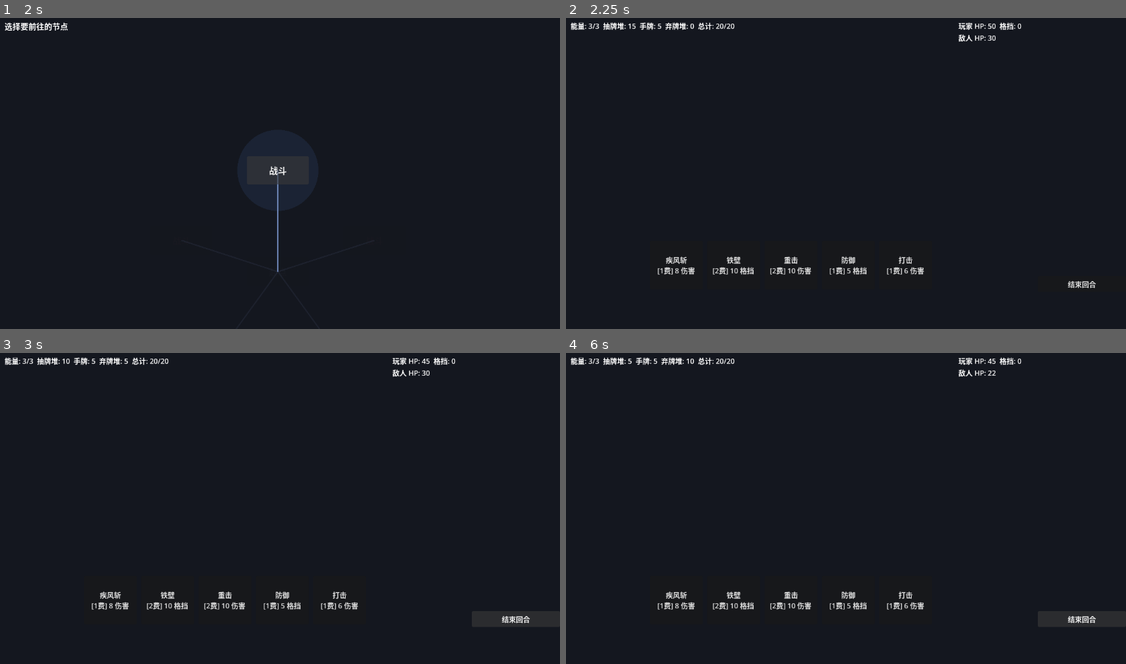
Above: before the commit, frames 1-4 (two rows, left to right).
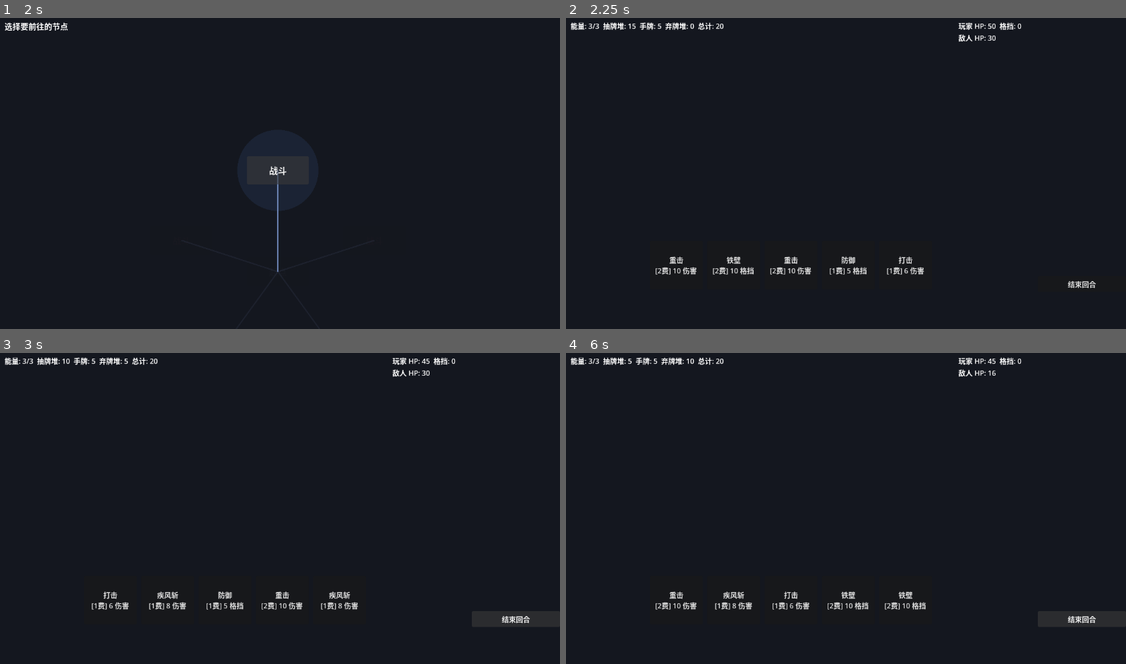
Above: after the commit, the same moments.

Repository: td1ql/godward
Game: Godot game, scene res://scenes/map.tscn
Two runs of this game, one before a commit and one after it. Both use one fixed random seed, a clock stepped at 60 frames per second and the inputs below.
Inputs (mouse positions are in pixels of both pictures, inside the frame that each line leads up to):
- Up to frame 1 (2 s): click "起点" at 0.5 s; click "战斗" at 1.25 s
- Up to frame 2 (2.25 s): click "战斗" at 2 s
- Up to frame 3 (3 s): click "结束回合" at 2.75 s
- Up to frame 4 (6 s): click "疾风斩 [1费] 8 伤害" at 3.5 s; click (678, 598) at 4.25 s, where only the run before the commit has a clickable "铁壁 [2费] 10 格挡"; click (678, 598) at 5 s, where only the run after the commit has a clickable "防御 [1费] 5 格挡"; click "结束回合" at 5.75 s

Frame 1 is identical in both runs. In frame 2, 0.2% of the frame differs, in the area x 15-31%, y 1-83%; in frame 3, 0.6%; in frame 4, 0.8%, in the area x 15-77%, y 1-83%.

Commit message:
feat: 商店/休息/事件节点遭遇系统（金币、买牌、回血、随机事件）

Diff:
--- a/scripts/battle_demo.gd
+++ b/scripts/battle_demo.gd
@@ -31,9 +31,8 @@
 
 func _ready() -> void:
 	player_hp = GameState.player_hp
-	var card_ids := ["打击", "防御", "重击", "铁壁", "疾风斩"]
-	for i in range(TOTAL_CARDS):
-		draw_pile.append(card_ids[i % card_ids.size()])
+	draw_pile = GameState.deck.duplicate()
+	draw_pile.shuffle()
 	end_turn_button.pressed.connect(_on_end_turn_pressed)
 	_draw_cards(HAND_SIZE)
 	_rebuild_hand_buttons()
@@ -116,8 +115,8 @@
 
 func _update_ui() -> void:
 	var total := draw_pile.size() + hand.size() + discard_pile.size()
-	info_label.text = "能量: %d/%d  抽牌堆: %d  手牌: %d  弃牌堆: %d  总计: %d/%d" % [
-		player_energy, MAX_ENERGY, draw_pile.size(), hand.size(), discard_pile.size(), total, TOTAL_CARDS
+	info_label.text = "能量: %d/%d  抽牌堆: %d  手牌: %d  弃牌堆: %d  总计: %d" % [
+		player_energy, MAX_ENERGY, draw_pile.size(), hand.size(), discard_pile.size(), total
 	]
 	combat_label.text = "玩家 HP: %d  格挡: %d\n敌人 HP: %d" % [player_hp, player_block, enemy_hp]
 	if enemy_hp <= 0:
--- a/scripts/game_state.gd
+++ b/scripts/game_state.gd
@@ -2,6 +2,17 @@
 
 var player_hp: int = 50
 var player_max_hp: int = 50
+var gold: int = 100
 var current_node_id: int = 0
 var map_nodes: Dictionary = {}
 var map_generated: bool = false
+var deck: Array[String] = []
+
+func _ready() -> void:
+	reset_deck()
+
+func reset_deck() -> void:
+	deck.clear()
+	var card_ids := ["打击", "防御", "重击", "铁壁", "疾风斩"]
+	for i in range(20):
+		deck.append(card_ids[i % card_ids.size()])
--- a/scripts/map.gd
+++ b/scripts/map.gd
@@ -25,6 +25,7 @@
 var is_moving := false
 var map_offset := Vector2.ZERO
 var pan_target := Vector2.ZERO
+var overlay: Control
 
 func _ready() -> void:
 	var hint := Label.new()
@@ -172,6 +173,13 @@
 		get_tree().change_scene_to_file("res://scenes/main.tscn")
 		return
 
+	if t == "shop" or t == "rest" or t == "event":
+		_show_encounter(t)
+		return
+
+	_continue_children()
+
+func _continue_children() -> void:
 	var kids: Array = nodes[current_id]["children"]
 	var n := kids.size()
 	var tw := create_tween().set_parallel(true)
@@ -201,3 +209,117 @@
 			continue
 		var to_pos: Vector2 = b.position + NODE_SIZE / 2.0
 		draw_line(from_pos, to_pos, Color(0.45, 0.55, 0.75, b.modulate.a), 3.0)
+# ========== 遭遇界面：商店 / 休息 / 事件 ==========
+func _show_encounter(t: String) -> void:
+	overlay = Control.new()
+	overlay.size = Vector2(1280, 720)
+	overlay.mouse_filter = Control.MOUSE_FILTER_STOP
+	add_child(overlay)
+
+	var dim := ColorRect.new()
+	dim.color = Color(0, 0, 0, 0.65)
+	dim.size = Vector2(1280, 720)
+	overlay.add_child(dim)
+
+	var panel := ColorRect.new()
+	panel.color = Color(0.13, 0.14, 0.19)
+	panel.position = Vector2(390, 90)
+	panel.size = Vector2(500, 540)
+	overlay.add_child(panel)
+
+	var vbox := VBoxContainer.new()
+	vbox.position = Vector2(420, 120)
+	vbox.size = Vector2(440, 480)
+	overlay.add_child(vbox)
+
+	var title := Label.new()
+	title.add_theme_font_size_override("font_size", 26)
+	vbox.add_child(title)
+
+	var body := Label.new()
+	body.autowrap_mode = TextServer.AUTOWRAP_WORD_SMART
+	body.custom_minimum_size = Vector2(440, 100)
+	body.add_theme_font_size_override("font_size", 18)
+	vbox.add_child(body)
+
+	match t:
+		"rest":
+			_encounter_rest(title, body, vbox)
+		"event":
+			_encounter_event(title, body, vbox)
+		"shop":
+			_encounter_shop(title, body, vbox)
+
+func _encounter_rest(title: Label, body: Label, vbox: VBoxContainer) -> void:
+	var heal := int(GameState.player_max_hp * 0.3)
+	GameState.player_hp = min(GameState.player_max_hp, GameState.player_hp + heal)
+	title.text = "休息"
+	body.text = "你在篝火旁坐下，恢复了 %d 点生命。\n当前 HP: %d / %d" % [heal, GameState.player_hp, GameState.player_max_hp]
+	var b := Button.new()
+	b.text = "继续前进"
+	b.pressed.connect(_close_encounter)
+	vbox.add_child(b)
+
+func _encounter_event(title: Label, body: Label, vbox: VBoxContainer) -> void:
+	var events := [
+		{"text": "你发现一眼清澈的神秘泉水。", "choices": [
+			{"label": "喝一口（回复 15 HP）", "hp": 15},
+			{"label": "不喝，离开", "hp": 0},
+		]},
+		{"text": "一个路过的商人想和你玩个赌局。", "choices": [
+			{"label": "赌一把（失去 8 HP，得到 60 金币）", "hp": -8, "gold": 60},
+			{"label": "拒绝", "hp": 0},
+		]},
+		{"text": "地上有个破旧的箱子，似乎还能用。", "choices": [
+			{"label": "撬开（得到 40 金币）", "gold": 40},
+			{"label": "无视它", "hp": 0},
+		]},
+	]
+	var ev: Dictionary = events[randi() % events.size()]
+	title.text = "事件"
+	body.text = ev["text"]
+	for c in ev["choices"]:
+		var b := Button.new()
+		b.text = c["label"]
+		b.pressed.connect(_apply_event_choice.bind(c))
+		vbox.add_child(b)
+
+func _apply_event_choice(c: Dictionary) -> void:
+	if c.has("hp"):
+		var h: int = c["hp"]
+		GameState.player_hp = clamp(GameState.player_hp + h, 1, GameState.player_max_hp)
+	if c.has("gold"):
+		GameState.gold += c["gold"]
+	_close_encounter()
+
+func _encounter_shop(title: Label, body: Label, vbox: VBoxContainer) -> void:
+	var price := 40
+	var pool := ["打击", "防御", "重击", "铁壁", "疾风斩"]
+	pool.shuffle()
+	title.text = "商店"
+	body.text = "金币: %d\n挑一张卡牌加入你的牌组吧。" % GameState.gold
+	for i in range(3):
+		var card_name: String = pool[i]
+		var b := Button.new()
+		b.text = "购买 %s（%d 金币）" % [card_name, price]
+		b.disabled = GameState.gold < price
+		b.pressed.connect(_buy_card.bind(card_name, price, b))
+		vbox.add_child(b)
+	var leave := Button.new()
+	leave.text = "离开"
+	leave.pressed.connect(_close_encounter)
+	vbox.add_child(leave)
+
+func _buy_card(card_name: String, price: int, b: Button) -> void:
+	if GameState.gold < price:
+		return
+	GameState.gold -= price
+	GameState.deck.append(card_name)
+	b.disabled = true
+	b.text = "已购买 %s（剩余 %d 金币）" % [card_name, GameState.gold]
+
+func _close_encounter() -> void:
+	if overlay:
+		overlay.queue_free()
+		overlay = null
+	_continue_children()
